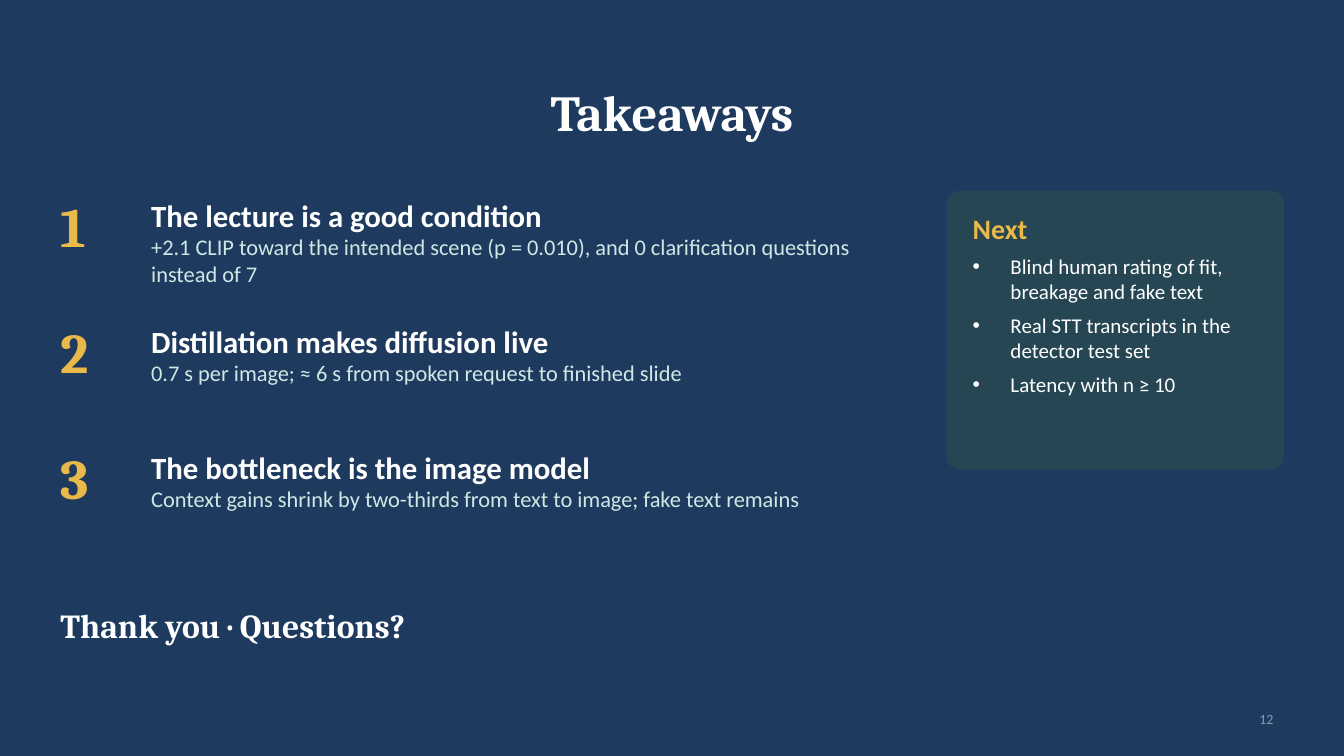
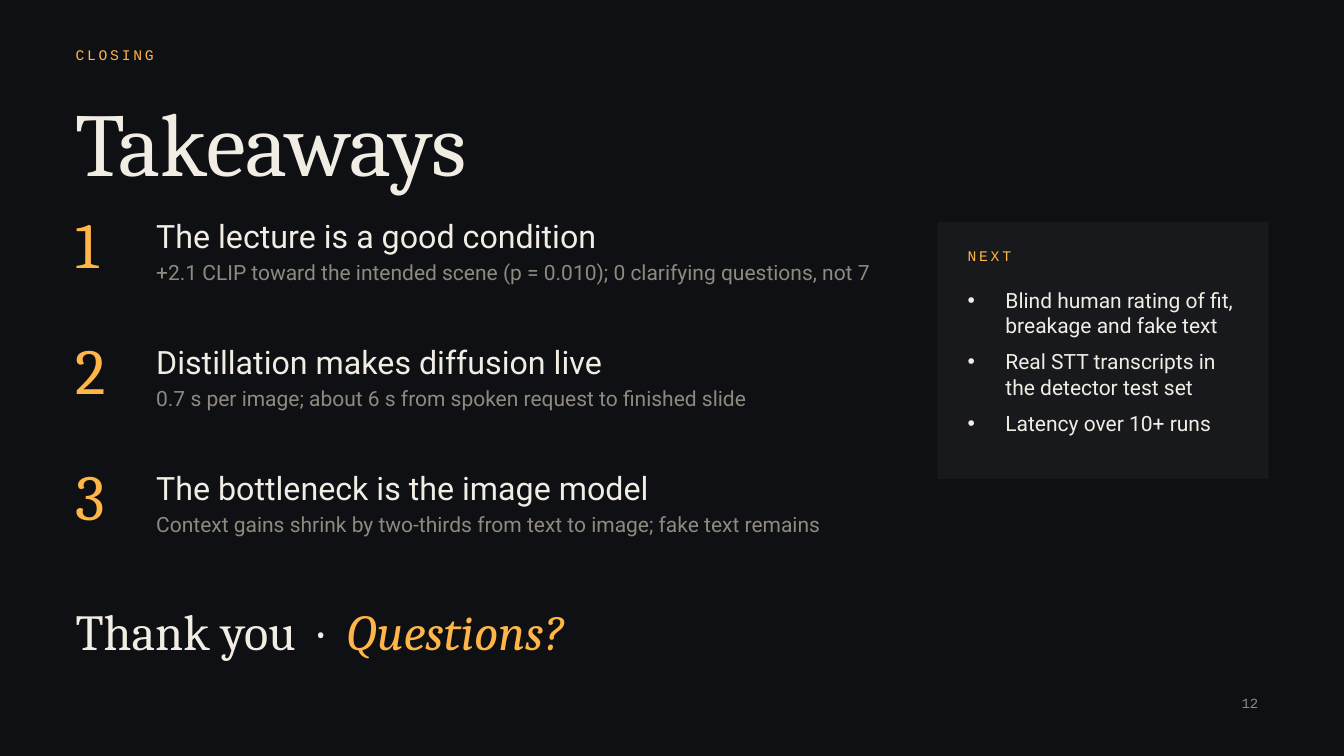
Before and after one commit to nunu0404/GenAI-proj-2026, a slide deck: slide 12 of docs/presentation/NextSlide_final.pptx. Drawn at 1344x756 pixels with LibreOffice and Linux fonts; fonts in the diff are those of the drawing; background and template pictures are left out. Boxes give left, top, right and bottom in pixels: in the first picture for what was removed or moved away, otherwise in the second. Text is boxed around its words. In the diff, an @@ line names an element or a change of style, - is before the commit and + after.

```diff
--- a/docs/presentation/NextSlide_final.pptx
+++ b/docs/presentation/NextSlide_final.pptx
@@ background #1F3A5F to picture (left out) @@
@@ text added at [76,50,154,60], 10.5 pt, text #FFB547 @@
+CLOSING
@@ title "Takeaways": place and size @@
-title "Takeaways" at [551,96,794,142]
+title "Takeaways" at [76,113,467,196]
@@ title "Takeaways" at [76,113,467,196]: size 36 to 64 pt, text colour #FFFFFF to #F1EDE4, bold off; alignment centre to left @@
@@ text "1": place and size @@
-text "1" at [60,209,86,247]
+text "1" at [76,225,99,268]
@@ rounded rectangle removed at [948,192,1284,469] @@
@@ text at [156,224,596,255]: size 22 to 23 pt, font Calibri to Roboto, text colour #FFFFFF to #F1EDE4, bold off in "The lecture is a good condition" @@
@@ text "The lecture is a good ...": place and size @@
-text "The lecture is a good ..." at [151,205,850,282]
+text "The lecture is a good ..." at [156,224,870,285]
@@ rectangle added at [938,222,1268,479], fill #17191D @@
@@ text at [973,221,1028,239]: paragraph removed @@
-Next
@@ text at [156,263,870,285]: text changed; size 16 to 15 pt; font Calibri to Roboto; text colour #CFE8E4 to #8E8A80 @@
-+2.1 CLIP toward the intended scene (p = 0.010), and 0 clarification questions instead of 7
++2.1 CLIP toward the intended scene (p = 0.010); 0 clarifying questions, not 7
@@ text added at [968,251,1011,261], 10.5 pt, text #FFB547 @@
+NEXT
@@ text "Blind human rating of fit, ...": place and size @@
-text "Blind human rating of fit, ..." at [973,221,1230,396]
+text "Blind human rating of fit, ..." at [1005,292,1233,436]
@@ text at [1005,292,1233,395]: font Calibri to Roboto, text colour #FFFFFF to #F1EDE4 in "Blind human rating of fit, breakage and ...", "Real STT transcripts in the detector test ..."; more space between paragraphs @@
@@ text "2": place and size @@
-text "2" at [60,335,88,373]
+text "2" at [76,350,106,394]
@@ text at [156,349,602,375]: size 22 to 23 pt, font Calibri to Roboto, text colour #FFFFFF to #F1EDE4, bold off in "Distillation makes diffusion live" @@
@@ text "Distillation makes diffusion live": place and size @@
-text "Distillation makes diffusion live" at [151,331,682,385]
+text "Distillation makes diffusion live" at [156,349,746,411]
@@ text at [156,390,746,411]: text changed; size 16 to 15 pt; font Calibri to Roboto; text colour #CFE8E4 to #8E8A80 @@
-0.7 s per image; ≈ 6 s from spoken request to finished slide
+0.7 s per image; about 6 s from spoken request to finished slide
@@ text at [1005,416,1211,436]: text changed; font Calibri to Roboto; text colour #FFFFFF to #F1EDE4 @@
-• Latency with n ≥ 10
+• Latency over 10+ runs
@@ size 40 to 46 pt, text colour #E9B949 to #FFB547, bold off in 3 elements at [76,225,99,268], [76,350,106,394], [76,476,106,521] @@
@@ text "3": place and size @@
-text "3" at [60,461,88,500]
+text "3" at [76,476,106,521]
@@ text "The bottleneck is the image ...": place and size @@
-text "The bottleneck is the image ..." at [151,457,799,511]
+text "The bottleneck is the image ..." at [156,476,820,537]
@@ text "The bottleneck is the image ..." at [156,476,820,537]: size 22 to 23 pt, text colour #FFFFFF to #F1EDE4, bold off in "The bottleneck is the image model"; font Calibri to Roboto; size 16 to 15 pt, text colour #CFE8E4 to #8E8A80 in "Context gains shrink by two-thirds from text ..."; more space between paragraphs @@
@@ text "Thank you · Questions?": place and size @@
-text "Thank you · Questions?" at [60,614,405,646]
+text "Thank you · Questions?" at [76,615,564,661]
@@ text "Thank you · Questions?" at [76,615,564,661]: size 24 to 36 pt, bold off; text colour #FFFFFF to #F1EDE4 in "Thank you ·"; text colour #FFFFFF to #FFB547, italic on in "Questions?" @@
@@ page number: place and size @@
-page number at [1259,715,1273,724]
+page number at [1242,699,1259,708]
@@ page number at [1242,699,1259,708]: font Calibri to Courier New, text colour #8D99AE to #8E8A80 @@
```
Also in this commit, not shown: 11 other slides changed, 31 other files.
